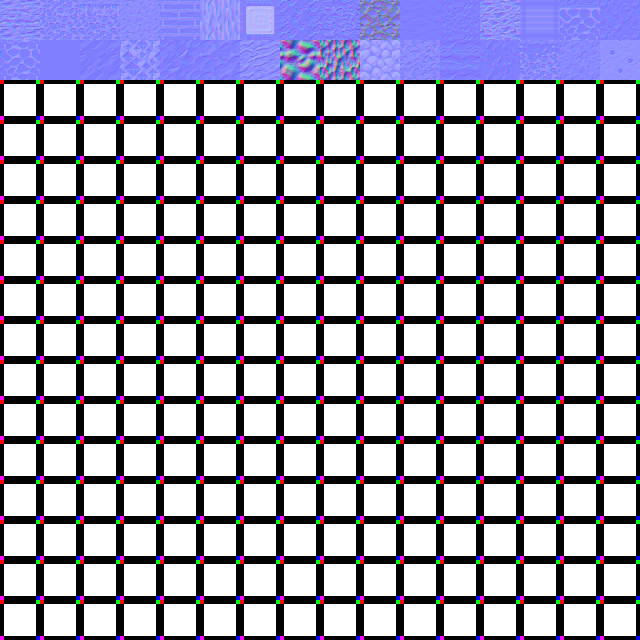
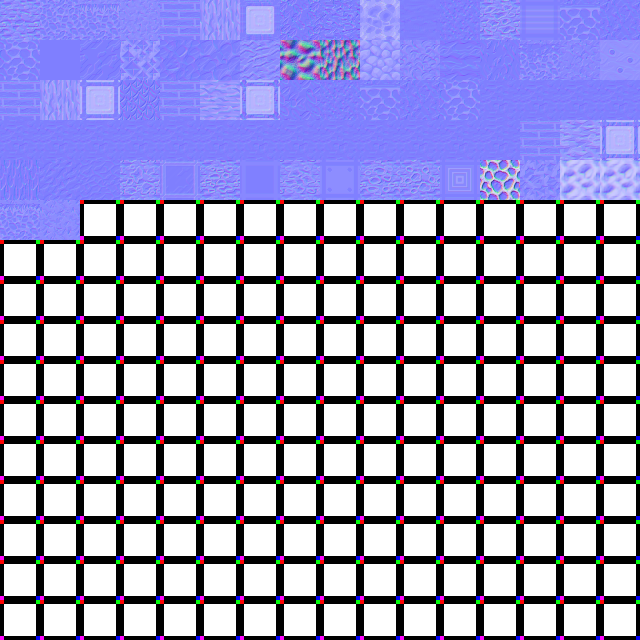
Layer changes from the first (640, 640) image to the second:
painted on "Arrière-plan" over [0, 0, 640, 240]
